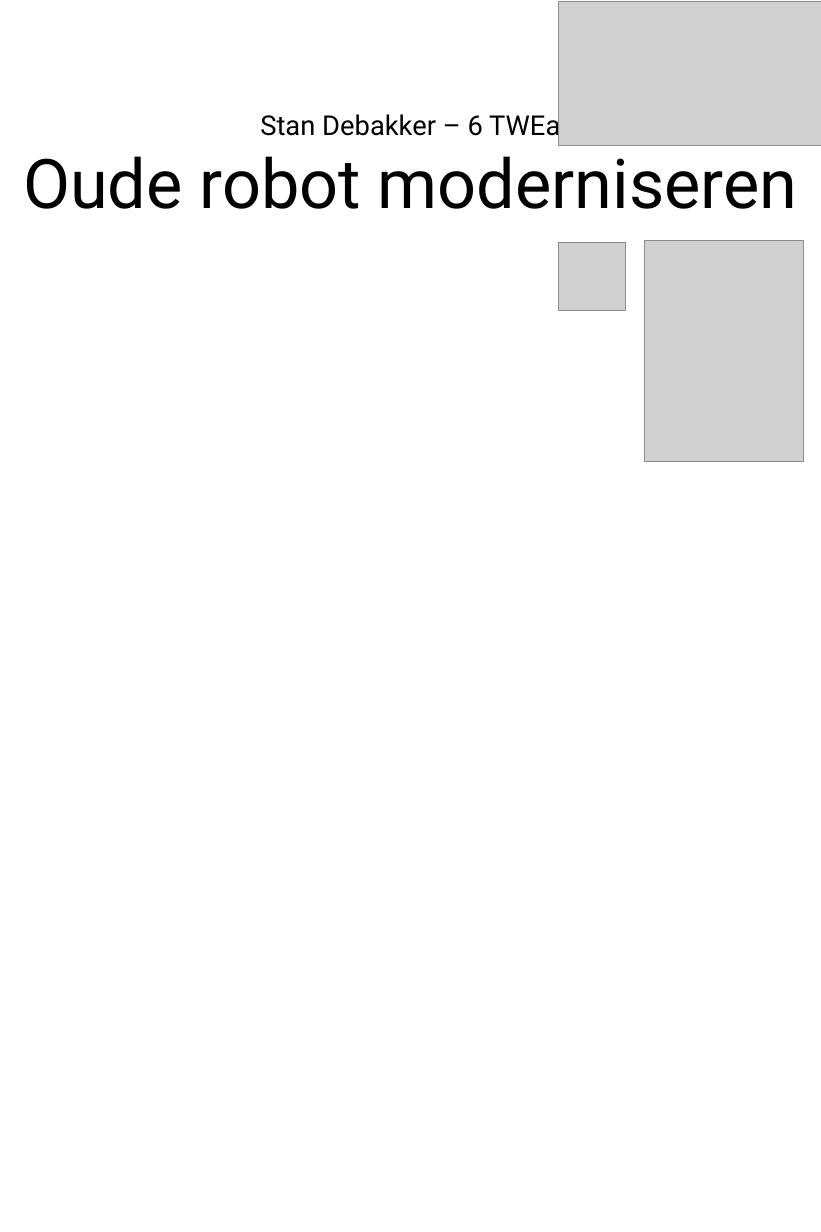
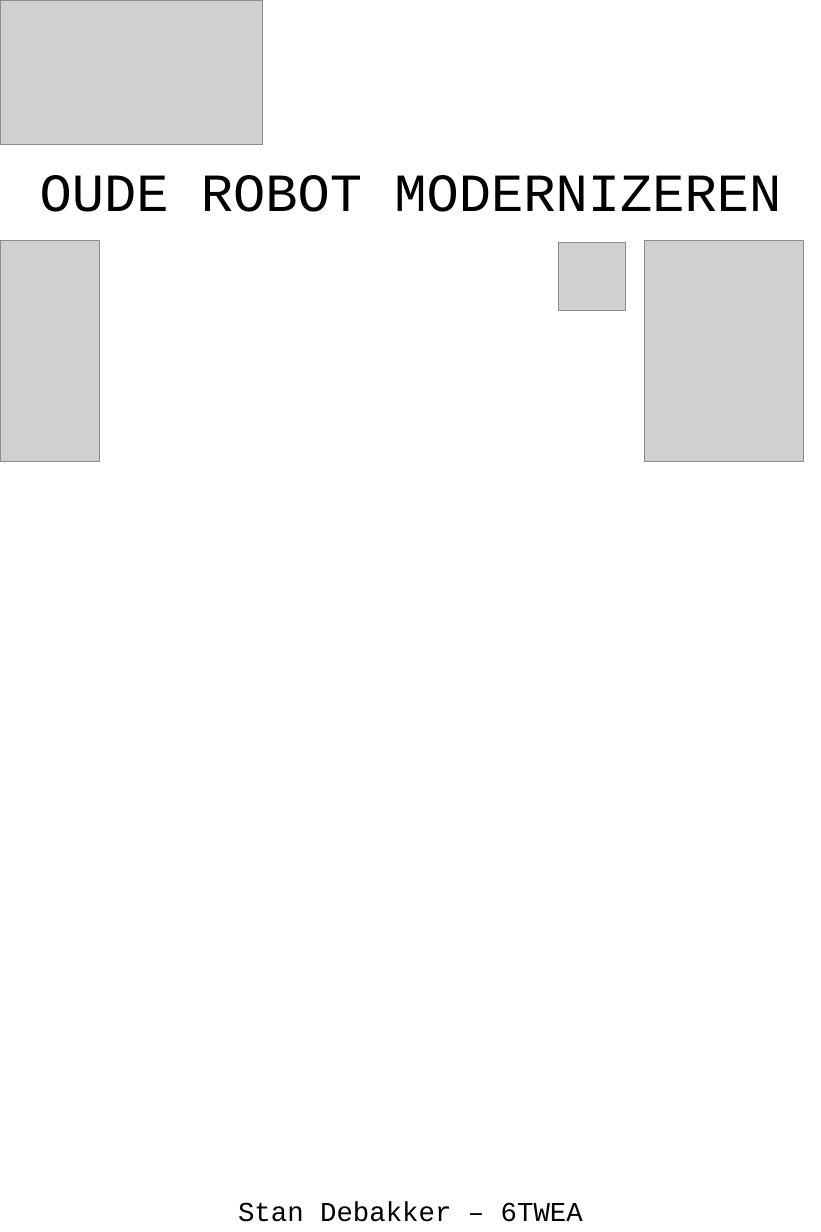
Before and after one commit to Stan-debakker/grap-6TWEA, a slide deck: slide 1 of school/afiche.pptx. Drawn at 821x1232 pixels with LibreOffice and Linux fonts; fonts in the diff are those of the drawing; grey boxes stand for pictures; background and template pictures are left out. Boxes give left, top, right and bottom in pixels: in the first picture for what was removed or moved away, otherwise in the second. Text is boxed around its words. In the diff, an @@ line names an element or a change of style, - is before the commit and + after.

```diff
--- a/school/afiche.pptx
+++ b/school/afiche.pptx
@@ picture: place and size @@
-picture at (558, 1, 821, 145)
+picture at (0, 0, 263, 144)
@@ title at (40, 175, 781, 212): text changed; size 84 to 66 pt; font Roboto to Courier New @@
-Oude robot moderniseren
+OUDE ROBOT MODERNIZEREN
@@ picture added at (0, 240, 99, 462) @@
@@ subtitle at (238, 1202, 583, 1222): text changed; font Roboto to Courier New @@
-Stan Debakker – 6 TWEa
+Stan Debakker – 6TWEA
```
Also in this commit, not shown: 1 other file.
